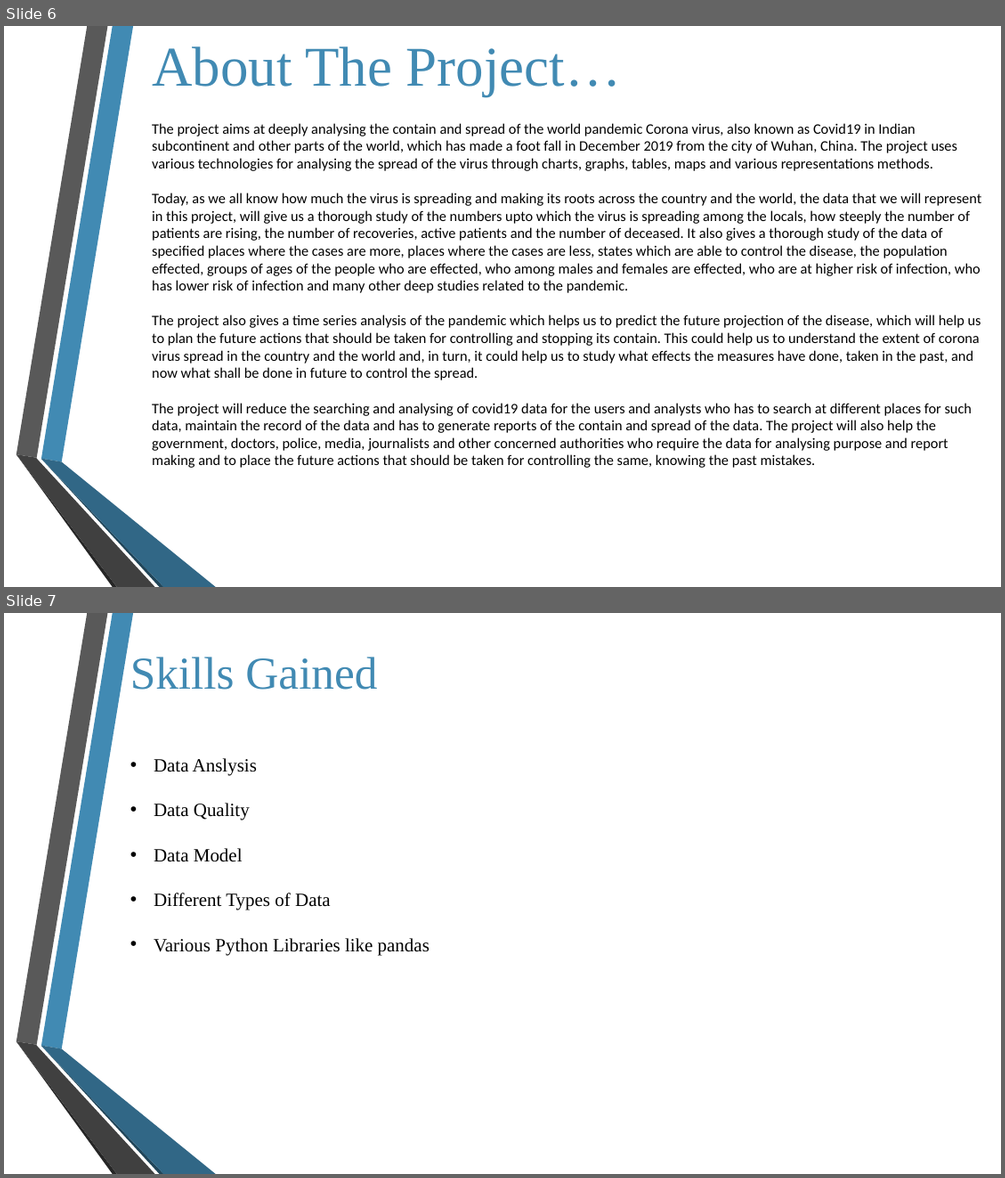
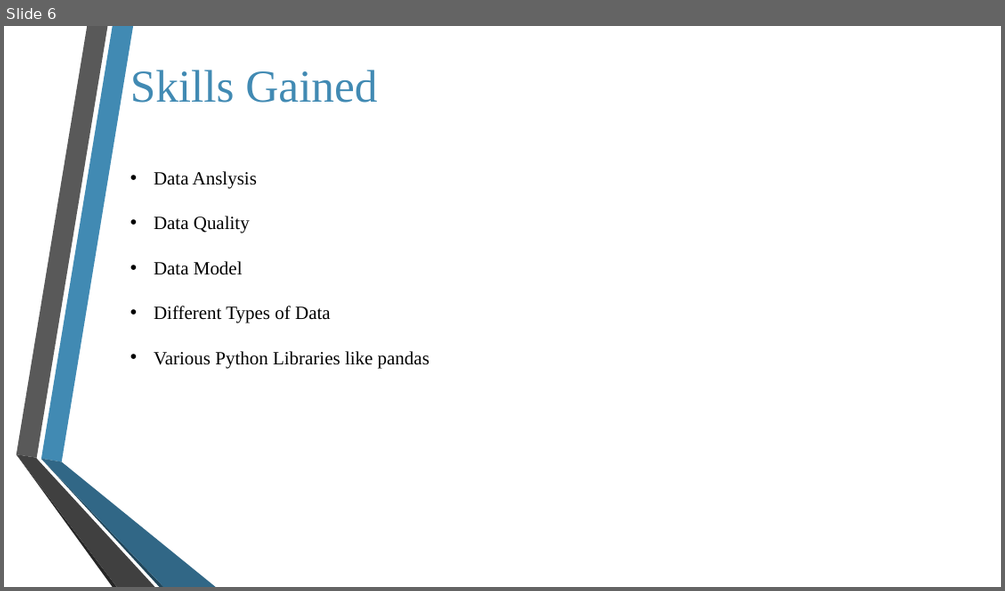
Before and after one commit to nimisha026/COVID-19, a slide deck: Covid-19 project.pptx. Shown one above the other, each under a label of ours: slides 6 and 7 before the commit, slide 6 after it. The pictures are 1005x1178 and 1005x591 pixels, drawn with LibreOffice and Linux fonts; fonts in the diff are those of the drawing; background and template pictures are left out. Boxes give left, top, right and bottom in pixels: in the first picture for what was removed or moved away, otherwise in the second. Text is boxed around its words. In the diff, an @@ line names an element or a change of style, - is before the commit and + after.

```diff
--- a/Covid-19 project.pptx
+++ b/Covid-19 project.pptx
@@ slide 6 removed at [4, 26, 1001, 587], background picture (left out); not listed: 6 template elements that a slide beside it also shows @@
@@ text removed at [152, 46, 981, 467] @@
-About The Project…
-The project aims at deeply analysing the contain and spread of the world pandemic Corona virus, also known as Covid19 in Indian subcontinent and other parts of the world, which has made a foot fall in December 2019 from the city of Wuhan, China. The project uses various technologies for analysing the spread of the virus through charts, graphs, tables, maps and various representations methods.
-Today, as we all know how much the virus is spreading and making its roots across the country and the world, the data that we will represent in this project, will give us a thorough study of the numbers upto which the virus is spreading among the locals, how steeply the number of patients are rising, the number of recoveries, active patients and the number of deceased. It also gives a thorough study of the data of specified places where the cases are more, places where the cases are less, states which are able to control the disease, the population effected, groups of ages of the people who are effected, who among males and females are effected, who are at higher risk of infection, who has lower risk of infection and many other deep studies related to the pandemic.
-The project also gives a time series analysis of the pandemic which helps us to predict the future projection of the disease, which will help us to plan the future actions that should be taken for controlling and stopping its contain. This could help us to understand the extent of corona virus spread in the country and the world and, in turn, it could help us to study what effects the measures have done, taken in the past, and now what shall be done in future to control the spread.
-The project will reduce the searching and analysing of covid19 data for the users and analysts who has to search at different places for such data, maintain the record of the data and has to generate reports of the contain and spread of the data. The project will also help the government, doctors, police, media, journalists and other concerned authorities who require the data for analysing purpose and report making and to place the future actions that should be taken for controlling the same, knowing the past mistakes.
@@ what was slide 7 is now slide 6 @@
```
Also in this commit, not shown: 3 slides changed.
